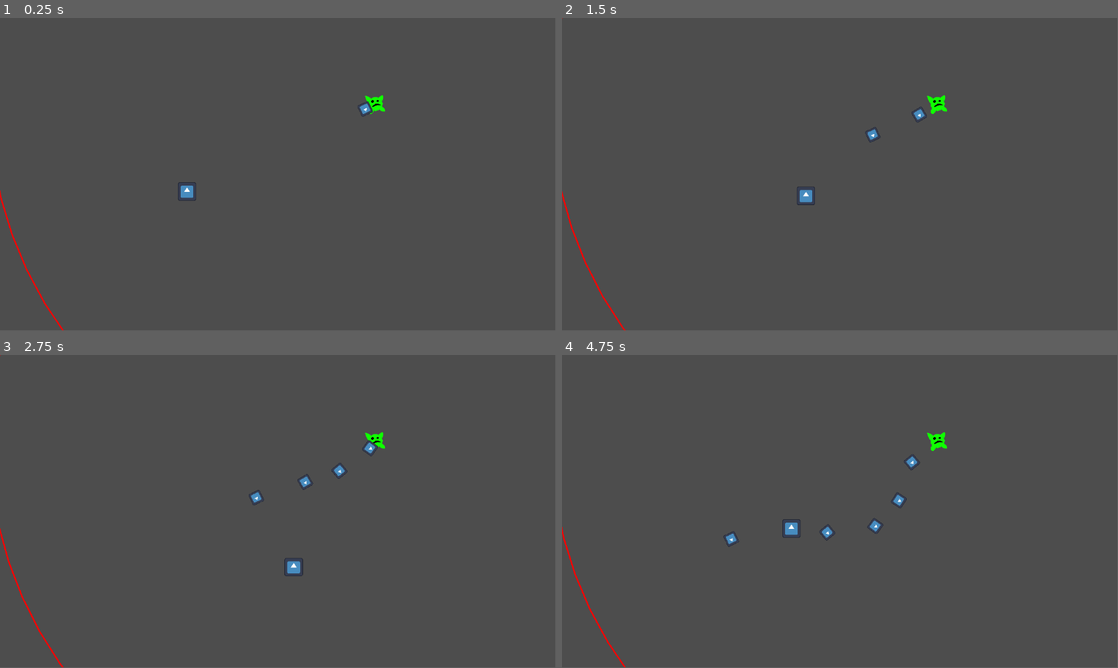
Above: before the commit, frames 1-4 (two rows, left to right).
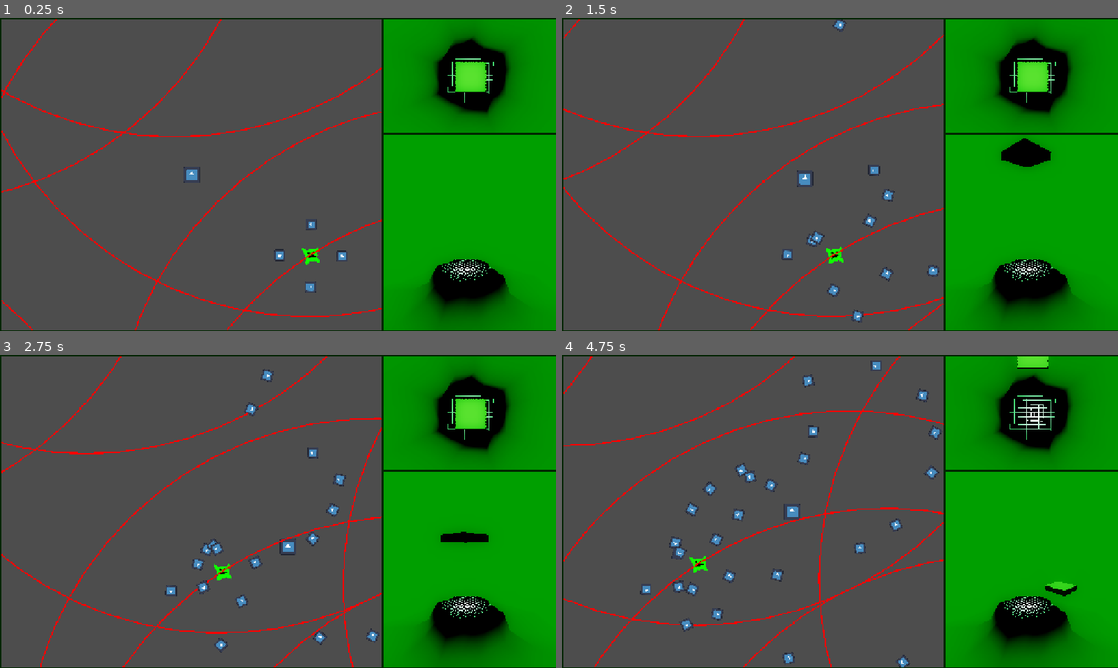
Above: after the commit, the same moments.

Repository: Venorrak/gmtk-2025
Game: Godot game, scene res://main.tscn
Two runs of this game, one before a commit and one after it. Both use one fixed random seed, a clock stepped at 60 frames per second and the inputs below. The engine's default icon, where the game draws it, is replaced by a stand-in: a white triangle on a blue panel in a dark square.
Inputs:
- Up to frame 1 (0.25 s): no input
- Up to frame 2 (1.5 s): hold D (right) 0.53-1.28 s; tap Space (dodge) at 0.6, 1.35 s; hold S (down) from 1.28 s (still down)
- Up to frame 3 (2.75 s): release S (down) at 2.03 s; hold D (right) from 2.03 s (still down); tap Space (dodge) at 2.1 s
- Up to frame 4 (4.75 s): release D (right) at 2.78 s; hold Up (ui_up) 2.78-3.53 s; tap Space (dodge) at 2.85, 3.6, 4.35 s; hold A (left) from 3.53 s (still down)
In our replay, the window is 799x449 before the commit and 800x450 after it. These sizes can differ from the game's own. Grey fills any space a smaller window leaves; there, only what the larger window draws over its background counts as a difference.

The runs differ from the first frame. In frame 1, 34% of the frame differs, in the area x 0-100%, y 0-100%; in frame 2, 34%; in frame 3, 35%; in frame 4, 35%.

Commit message:
main scene, camera and layout (wip)

Diff:
--- /dev/null
+++ b/Arena.tscn
@@ -0,0 +1,16 @@
+[gd_scene load_steps=4 format=3 uid="uid://8h3hxuwkofx6"]
+
+[ext_resource type="PackedScene" uid="uid://dtiscujuoah34" path="res://Player/Player.tscn" id="1_u45fm"]
+[ext_resource type="Script" uid="uid://d2mxnoe5hvwaf" path="res://arena.gd" id="1_vbyki"]
+[ext_resource type="PackedScene" uid="uid://li54t3gim0qt" path="res://Enemy/Enemy.tscn" id="2_vbyki"]
+
+[node name="Arena" type="Node2D" node_paths=PackedStringArray("player")]
+script = ExtResource("1_vbyki")
+nbEnnemies = 20
+spawnRadius = 2000.0
+arenaCenter = Vector2(438, 357)
+player = NodePath("player")
+ennemyScene = ExtResource("2_vbyki")
+
+[node name="player" parent="." instance=ExtResource("1_u45fm")]
+position = Vector2(438, 357)
--- a/FallingBlocks/Scripts/blocks_spawner.gd
+++ b/FallingBlocks/Scripts/blocks_spawner.gd
@@ -2,7 +2,7 @@
 
 @export var block_scenes: Array[PackedScene]
 @export var minimum_allowed_y = -10.0
-@export var active_platforms_count: int = 3
+@export var active_platforms_count: int = 10
 
 var current_block: RigidBody3D = null
 var spawned_blocks: Array[Node3D] = []
--- /dev/null
+++ b/FallingBlocks/environment.tres
@@ -0,0 +1,29 @@
+[gd_resource type="Environment" load_steps=4 format=3 uid="uid://cgvnbljkuv7j0"]
+
+[sub_resource type="NoiseTexture2D" id="NoiseTexture2D_0x1ws"]
+in_3d_space = true
+
+[sub_resource type="PanoramaSkyMaterial" id="PanoramaSkyMaterial_qobxd"]
+panorama = SubResource("NoiseTexture2D_0x1ws")
+
+[sub_resource type="Sky" id="Sky_d73qp"]
+sky_material = SubResource("PanoramaSkyMaterial_qobxd")
+
+[resource]
+background_mode = 2
+background_color = Color(1, 1, 1, 1)
+background_energy_multiplier = 9.15
+sky = SubResource("Sky_d73qp")
+ambient_light_source = 1
+tonemap_mode = 3
+glow_enabled = true
+glow_normalized = true
+glow_intensity = 0.29
+glow_strength = 0.0
+glow_bloom = 1.0
+fog_enabled = true
+fog_light_color = Color(0, 0.629484, 0, 1)
+fog_light_energy = 0.36
+fog_sun_scatter = 0.75
+fog_density = 0.009
+fog_height_density = 0.8163
--- a/FallingBlocks/fallingBlockScene.tscn
+++ b/FallingBlocks/fallingBlockScene.tscn
@@ -1,9 +1,10 @@
-[gd_scene load_steps=18 format=4 uid="uid://dhhhsdiubg8h"]
-
-[ext_resource type="Shader" uid="uid://ct0ajf0o66smf" path="res://FallingBlocks/gridShader.gdshader" id="1_0x1ws"]
-[ext_resource type="Script" uid="uid://be3tqicpeevwi" path="res://FallingBlocks/Scripts/blocks_spawner.gd" id="1_dprjx"]
+[gd_scene load_steps=19 format=4 uid="uid://dhhhsdiubg8h"]
+
+[ext_resource type="Shader" uid="uid://cq67ib34urbru" path="res://FallingBlocks/gridShader.gdshader" id="1_0x1ws"]
+[ext_resource type="Script" uid="uid://d3jq5cx8m2dvl" path="res://FallingBlocks/Scripts/blocks_spawner.gd" id="1_dprjx"]
 [ext_resource type="PackedScene" uid="uid://bwdecjbbtgri6" path="res://FallingBlocks/Blocks/Block1.tscn" id="2_h3tpo"]
-[ext_resource type="Script" uid="uid://bajsfl4rcdq11" path="res://FallingBlocks/Scripts/camera_orbiting.gd" id="3_1plht"]
+[ext_resource type="Script" uid="uid://bewgyl0s3x4q5" path="res://FallingBlocks/mountain.gd" id="2_qobxd"]
+[ext_resource type="Script" uid="uid://drign7lf3nhos" path="res://FallingBlocks/Scripts/camera_orbiting.gd" id="3_1plht"]
 
 [sub_resource type="ShaderMaterial" id="ShaderMaterial_0x1ws"]
 render_priority = 0
@@ -154,7 +155,7 @@
 fog_light_color = Color(0, 0.629484, 0, 1)
 fog_light_energy = 0.36
 fog_sun_scatter = 0.75
-fog_density = 0.009
+fog_density = 0.0
 fog_height_density = 0.8163
 
 [node name="FallingBlocksScene" type="Node3D"]
@@ -171,6 +172,7 @@
 transform = Transform3D(0.912373, 0, -0.304992, 0, 0.185, 0, 0.304992, 0, 0.912373, 0.0622976, 0.392711, 0.174563)
 mesh = SubResource("ArrayMesh_1plht")
 skeleton = NodePath("")
+script = ExtResource("2_qobxd")
 
 [node name="Base" type="StaticBody3D" parent="Environment"]
 
@@ -195,7 +197,8 @@
 transform = Transform3D(0.707107, -0.121949, 0.696512, 0, 0.985016, 0.172462, -0.707107, -0.121949, 0.696512, 5.09455, 5.64783, 5.97738)
 
 [node name="Camera3D" type="Camera3D" parent="Camera" node_paths=PackedStringArray("target")]
-transform = Transform3D(1, 0, 0, 0, 1, 5.96046e-08, 0, 0, 1, 0, -1.32466, -0.231929)
+transform = Transform3D(1, 0, 0, 0, 1, 5.96046e-08, 0, 0, 1, 1, -1.325, -0.232)
+current = true
 script = ExtResource("3_1plht")
 target = NodePath("../../Node3D")
 distance = 5.0
--- /dev/null
+++ b/FallingBlocks/mountain.gd
@@ -0,0 +1,4 @@
+extends MeshInstance3D
+
+func _ready() -> void:
+	create_convex_collision()
--- a/Guns/Gun.gd
+++ b/Guns/Gun.gd
@@ -64,7 +64,7 @@
 	if canShoot:
 		for s in cannons:
 			var dubBullet = bullet.instantiate()
-			get_tree().root.add_child(dubBullet)
+			get_tree().root.get_node("Main/2D").add_child(dubBullet)
 			dubBullet.position = s.global_position
 			dubBullet.rotation = s.global_rotation
 		canShoot = false
--- a/Player/FSM/StateMachine.gd
+++ b/Player/FSM/StateMachine.gd
@@ -21,7 +21,6 @@
 
 func _physics_process(delta: float) -> void:
 	if current_state:
-		print(current_state)
 		current_state.physics_update(delta)
 
 # Fonction pour changer d'état
--- a/Player/Player.tscn
+++ b/Player/Player.tscn
@@ -14,7 +14,7 @@
 [sub_resource type="RectangleShape2D" id="RectangleShape2D_q3lat"]
 size = Vector2(38.825, 38.265)
 
-[node name="RigidBody2D" type="RigidBody2D" node_paths=PackedStringArray("SM") groups=["player"]]
+[node name="player" type="RigidBody2D" node_paths=PackedStringArray("SM") groups=["player"]]
 physics_material_override = SubResource("PhysicsMaterial_q3lat")
 gravity_scale = 0.0
 lock_rotation = true
--- /dev/null
+++ b/Theme.tres
@@ -0,0 +1,11 @@
+[gd_resource type="Theme" load_steps=2 format=3 uid="uid://bb74rah8n7o5x"]
+
+[sub_resource type="StyleBoxFlat" id="StyleBoxFlat_abrne"]
+content_margin_left = 3.0
+content_margin_top = 3.0
+content_margin_right = 3.0
+content_margin_bottom = 3.0
+bg_color = Color(0, 0.15, 0.0025, 1)
+
+[resource]
+PanelContainer/styles/panel = SubResource("StyleBoxFlat_abrne")
--- /dev/null
+++ b/arena.gd
@@ -0,0 +1,32 @@
+extends Node2D
+
+@export var nbEnnemies : int = 30
+@export var spawnRadius : float = 600
+@export var arenaCenter : Vector2 = Vector2.ZERO
+@export var player : RigidBody2D
+@export var platformSpeed : float = 100
+
+@export var ennemyScene : PackedScene
+
+var ennemies : Array[Node2D] = []
+
+func _physics_process(delta: float) -> void:
+	var deltaPlayerCenter : Vector2 = (arenaCenter - player.position).limit_length()
+	print(deltaPlayerCenter)
+	applyMovementToEnnemies(deltaPlayerCenter * platformSpeed * delta)
+
+func _ready() -> void:
+	spawnEnnemies()
+	player.position = arenaCenter
+	pass
+
+func applyMovementToEnnemies(movement : Vector2) -> void:
+	for e in ennemies:
+		e.position += movement
+
+func spawnEnnemies() -> void:
+	for i in nbEnnemies:
+		var newEnnemy = ennemyScene.instantiate()
+		newEnnemy.position = Vector2(randf_range(-spawnRadius, spawnRadius), randf_range(-spawnRadius, spawnRadius)) + arenaCenter
+		ennemies.append(newEnnemy)
+		add_child(newEnnemy)
--- a/main.tscn
+++ b/main.tscn
@@ -1,16 +1,103 @@
-[gd_scene load_steps=4 format=3 uid="uid://jeth6hp8pbu3"]
+[gd_scene load_steps=12 format=3 uid="uid://jeth6hp8pbu3"]
 
-[ext_resource type="PackedScene" uid="uid://dtiscujuoah34" path="res://Player/Player.tscn" id="2_h2yge"]
-[ext_resource type="PackedScene" uid="uid://li54t3gim0qt" path="res://Enemy/Enemy.tscn" id="3_1bvp3"]
+[ext_resource type="Theme" uid="uid://bb74rah8n7o5x" path="res://Theme.tres" id="1_1bvp3"]
+[ext_resource type="PackedScene" uid="uid://8h3hxuwkofx6" path="res://Arena.tscn" id="1_ig7tw"]
+[ext_resource type="PackedScene" uid="uid://dhhhsdiubg8h" path="res://FallingBlocks/fallingBlockScene.tscn" id="2_0xm2m"]
+[ext_resource type="Script" uid="uid://drign7lf3nhos" path="res://FallingBlocks/Scripts/camera_orbiting.gd" id="3_h2yge"]
 
-[sub_resource type="PhysicsMaterial" id="PhysicsMaterial_h2yge"]
-rough = true
+[sub_resource type="ViewportTexture" id="ViewportTexture_0xm2m"]
+viewport_path = NodePath("2D")
+
+[sub_resource type="ViewportTexture" id="ViewportTexture_1bvp3"]
+viewport_path = NodePath("3Dcam")
+
+[sub_resource type="ViewportTexture" id="ViewportTexture_lquwl"]
+viewport_path = NodePath("3D")
+
+[sub_resource type="NoiseTexture2D" id="NoiseTexture2D_0x1ws"]
+in_3d_space = true
+
+[sub_resource type="PanoramaSkyMaterial" id="PanoramaSkyMaterial_qobxd"]
+panorama = SubResource("NoiseTexture2D_0x1ws")
+
+[sub_resource type="Sky" id="Sky_d73qp"]
+sky_material = SubResource("PanoramaSkyMaterial_qobxd")
+
+[sub_resource type="Environment" id="Environment_dprjx"]
+background_mode = 2
+background_color = Color(1, 1, 1, 1)
+background_energy_multiplier = 9.15
+sky = SubResource("Sky_d73qp")
+ambient_light_source = 1
+tonemap_mode = 3
+glow_enabled = true
+glow_normalized = true
+glow_intensity = 0.29
+glow_strength = 0.0
+glow_bloom = 1.0
+fog_enabled = true
+fog_light_color = Color(0, 0.629484, 0, 1)
+fog_light_energy = 0.36
+fog_sun_scatter = 0.75
+fog_density = 0.0
+fog_height_density = 0.8163
 
 [node name="Main" type="Node2D"]
 
-[node name="Player" parent="." instance=ExtResource("2_h2yge")]
-position = Vector2(388, 360)
-physics_material_override = SubResource("PhysicsMaterial_h2yge")
+[node name="Control" type="PanelContainer" parent="."]
+offset_right = 720.0
+offset_bottom = 720.0
+size_flags_horizontal = 3
+size_flags_vertical = 3
+theme = ExtResource("1_1bvp3")
 
-[node name="Enemy" parent="." instance=ExtResource("3_1bvp3")]
-position = Vector2(778, 179)
+[node name="HBoxContainer" type="HBoxContainer" parent="Control"]
+layout_mode = 2
+
+[node name="Arena" type="TextureRect" parent="Control/HBoxContainer"]
+layout_mode = 2
+size_flags_horizontal = 3
+texture = SubResource("ViewportTexture_0xm2m")
+
+[node name="VBoxContainer" type="VBoxContainer" parent="Control/HBoxContainer"]
+layout_mode = 2
+
+[node name="topCamera" type="TextureRect" parent="Control/HBoxContainer/VBoxContainer"]
+layout_mode = 2
+texture = SubResource("ViewportTexture_1bvp3")
+
+[node name="sideCamera" type="TextureRect" parent="Control/HBoxContainer/VBoxContainer"]
+layout_mode = 2
+texture = SubResource("ViewportTexture_lquwl")
+
+[node name="2D" type="SubViewport" parent="."]
+size = Vector2i(876, 714)
+
+[node name="Arena" parent="2D" instance=ExtResource("1_ig7tw")]
+
+[node name="3D" type="SubViewport" parent="."]
+size = Vector2i(400, 450)
+
+[node name="FallingBlocksScene" parent="3D" instance=ExtResource("2_0xm2m")]
+
+[node name="Camera" type="Node3D" parent="3D"]
+transform = Transform3D(0.707107, -0.121949, 0.696512, 0, 0.985016, 0.172462, -0.707107, -0.121949, 0.696512, 5.09455, 5.64783, 5.97738)
+
+[node name="Camera3D" type="Camera3D" parent="3D/Camera"]
+transform = Transform3D(1, 0, 0, 0, 1, 5.96046e-08, 0, 0, 1, 1, -1.325, -0.232)
+current = true
+script = ExtResource("3_h2yge")
+distance = 5.0
+height = 8.0
+speed = 0.25
+
+[node name="3Dcam" type="SubViewport" parent="."]
+size = Vector2i(400, 260)
+
+[node name="topCamera" type="Camera3D" parent="3Dcam"]
+transform = Transform3D(1, 0, 0, 0, -4.37114e-08, 1, 0, -1, -4.37114e-08, 0, 1000, -0.051)
+environment = SubResource("Environment_dprjx")
+projection = 1
+current = true
+fov = 37.8493
+size = 7.316
--- a/project.godot
+++ b/project.godot
@@ -13,7 +13,13 @@
 config/name="GMTK-2025"
 run/main_scene="res://main.tscn"
 config/features=PackedStringArray("4.4", "Forward Plus")
-config/icon="res://icon.svg"
+config/icon="uid://c7kivr0a5gdev"
+
+[display]
+
+window/size/viewport_width=1280
+window/size/viewport_height=720
+window/stretch/mode="canvas_items"
 
 [global_group]
 
@@ -57,6 +63,12 @@
 ]
 }
 
+[physics]
+
+2d/run_on_separate_thread=true
+3d/run_on_separate_thread=true
+3d/physics_engine="Jolt Physics"
+
 [rendering]
 
 textures/canvas_textures/default_texture_filter=0
